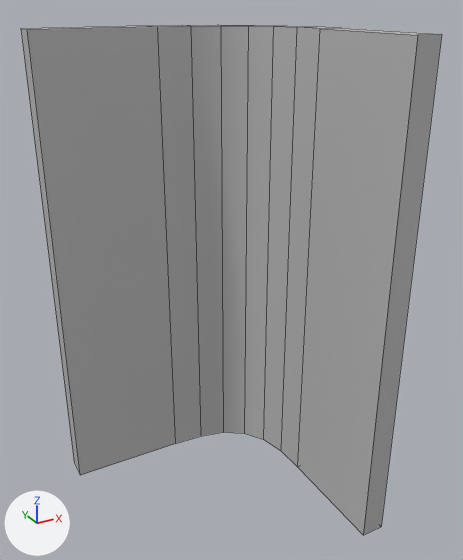
A saved change to the FBX model Assets/Art/Exports/PC/Sci_Fi/PC_SciFi_Curved_Wall_Tile_01.fbx.
Before and after are seen from a 50 mm camera at (-1.05, -2.05, 2.1) aimed at (0.09, 0.02, 1.07). The axes (+X, +Y, +Z) are drawn at lower left. The lights are the same throughout. Mesh edges are drawn as thin lines. Where no turn or scale is listed for an object, it has been applied to the vertices.

Script lines for the objects in view, before the commit:
```python
me_mesh = bpy.data.meshes.new('Mesh')
me_mesh.from_pydata(...)  # 36 vertices, 34 faces; spans x -0.5..0.55, y -0.5..0.55, z 0.0..2.0
me_mesh.materials.append(mat_lambert1)  # grey #bcbcbc
ob_pc_scifi_curved_wall_tile_01 = bpy.data.objects.new('PC_SciFi_Curved_Wall_Tile_01', me_mesh)
ob_pc_scifi_curved_wall_tile_01.location = (0.0, 0.0, 0.0)
```
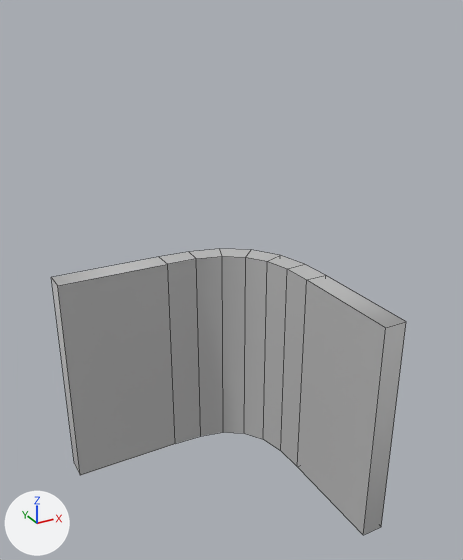
Commit message: Updating position for wall and door tiles. Halfed the height of all tiles for scale.

The change, as a list of edits to the scene's bpy script:
```text
Change me_mesh:
    used by ob_pc_scifi_curved_wall_tile_01; location = (0.0, 0.0, 0.0)
    remove me_mesh.from_pydata(...)  # 36 vertices, 34 faces; spans x -0.5..0.55, y -0.5..0.55, z 0.0..2.0
    add me_mesh.from_pydata(...)  # 36 vertices, 34 faces; spans x -0.5..0.55, y -0.5..0.55, z 0.0..1.0
    me_mesh part 1
    18 vertices are removed from x -0.5..0.55, y -0.5..0.55, z 2.0
    26 faces are deleted
    18 new vertices lie (0.0, 0.0, 1.0) away from vertices in x -0.5..0.55, y -0.5..0.55, z 0.0
    26 new faces join them
```

Where the change shows, as pixel boxes [x1, y1, x2, y2] in the pictures (463 x 560 px):
'PC_SciFi_Curved_Wall_Tile_01', reshaped (16% narrower, 44% shorter)
    before: [21, 25, 442, 535]
    after: [51, 249, 406, 535]
